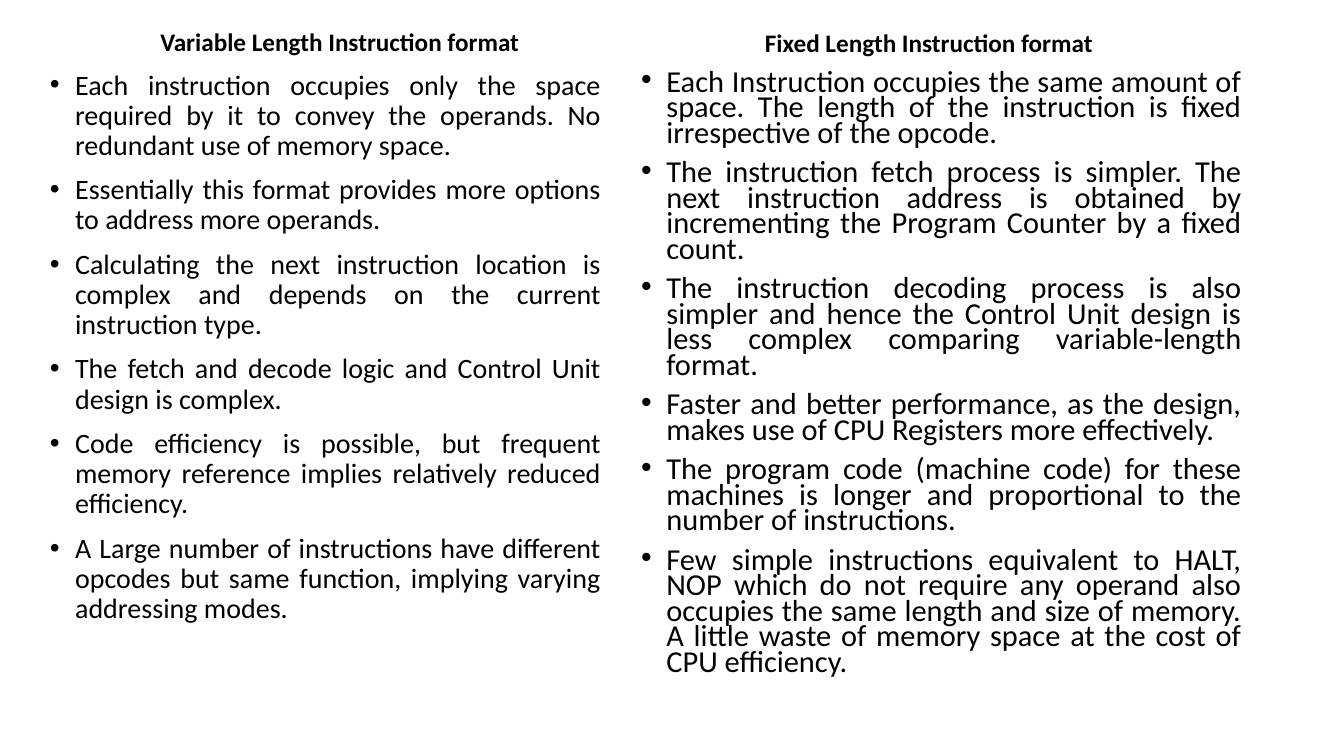
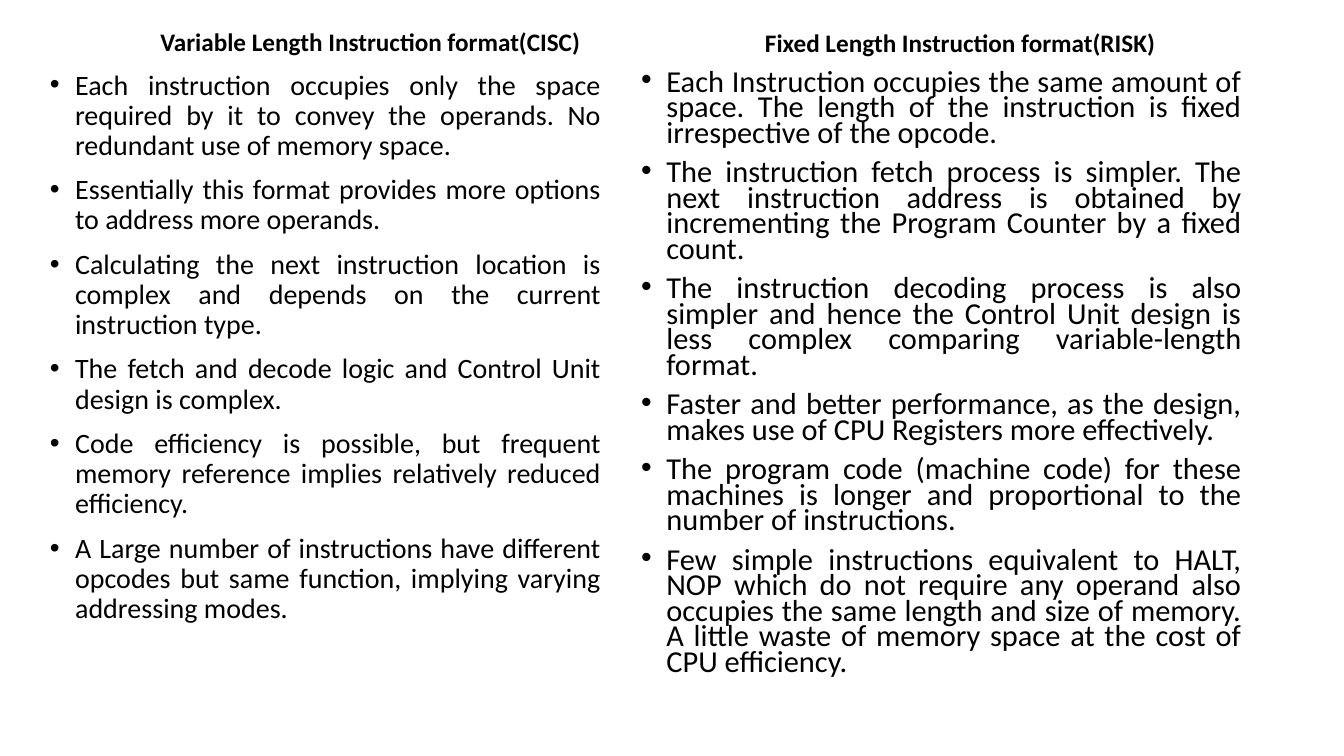
Before and after one commit to Syedshajib55/Computer-Architecture, a slide deck: slide 12 of CSE_213_3.pptx. Drawn at 1344x756 pixels with LibreOffice and Linux fonts; fonts in the diff are those of the drawing. Boxes give left, top, right and bottom in pixels: in the first picture for what was removed or moved away, otherwise in the second. Text is boxed around its words. In the diff, an @@ line names an element or a change of style, - is before the commit and + after.

```diff
--- a/CSE_213_3.pptx
+++ b/CSE_213_3.pptx
@@ text at box(160, 32, 579, 56): text changed @@
-Variable Length Instruction format
+Variable Length Instruction format(CISC)
@@ text at box(765, 33, 1155, 57): text changed @@
-Fixed Length Instruction format
+Fixed Length Instruction format(RISK)
```
Also in this commit, not shown: 16 other slides changed, 3 slides added, 2 slides removed.
